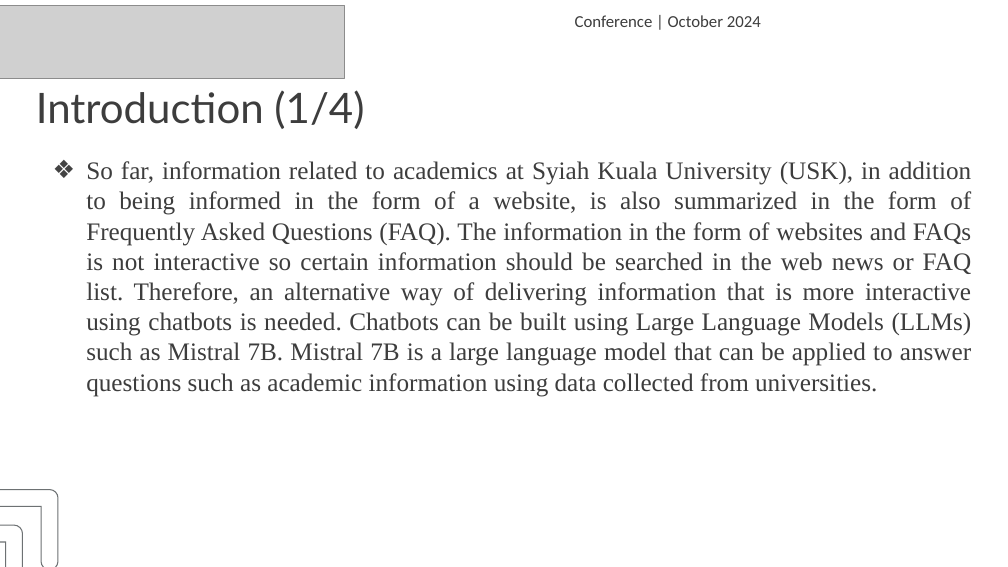
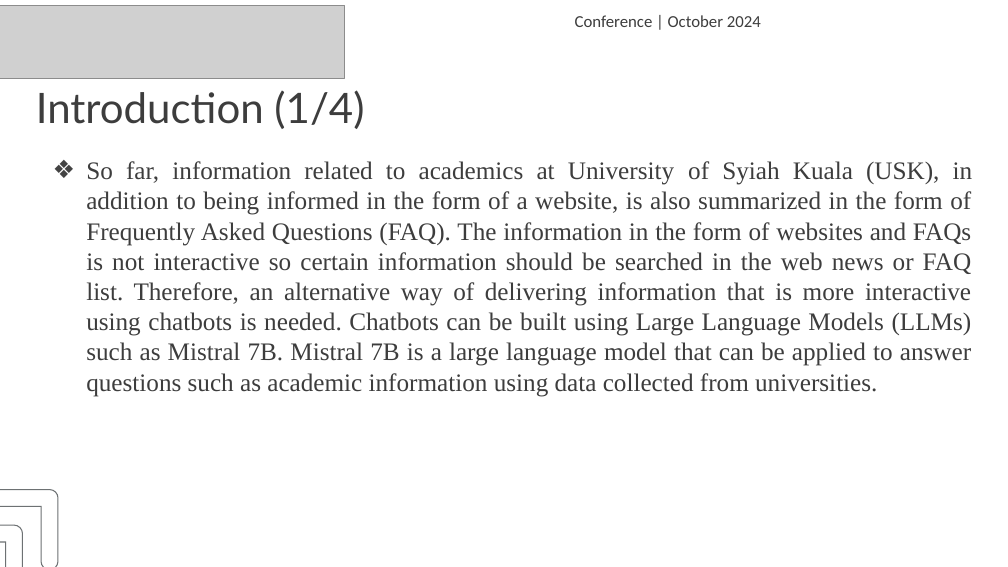
Before and after one commit to haryra/Tesis-s2-ai, a slide deck: slide 5 of Presentasi Conference Hary Rachmat 2108207010009 english.pptx. Drawn at 1008x567 pixels with LibreOffice and Linux fonts; fonts in the diff are those of the drawing; grey boxes stand for pictures. Boxes give left, top, right and bottom in pixels: in the first picture for what was removed or moved away, otherwise in the second. Text is boxed around its words. In the diff, an @@ line names an element or a change of style, - is before the commit and + after.

```diff
--- a/Presentasi Conference Hary Rachmat 2108207010009 english.pptx
+++ b/Presentasi Conference Hary Rachmat 2108207010009 english.pptx
@@ text at <box>86,161,973,397</box>: text changed @@
-❖ So far, information related to academics at Syiah Kuala University (USK), in addition to being informed in the form of a website, is also summarized in the form of Frequently Asked Questions (FAQ). The information in the form of websites and FAQs is not interactive so certain information should be searched in the web news or FAQ list. Therefore, an alternative way of delivering information that is more interactive using chatbots is needed. Chatbots can be built using Large Language Models (LLMs) such as Mistral 7B. Mistral 7B is a large language model that can be applied to answer questions such as academic information using data collected from universities.
+❖ So far, information related to academics at University of Syiah Kuala (USK), in addition to being informed in the form of a website, is also summarized in the form of Frequently Asked Questions (FAQ). The information in the form of websites and FAQs is not interactive so certain information should be searched in the web news or FAQ list. Therefore, an alternative way of delivering information that is more interactive using chatbots is needed. Chatbots can be built using Large Language Models (LLMs) such as Mistral 7B. Mistral 7B is a large language model that can be applied to answer questions such as academic information using data collected from universities.
```
Also in this commit, not shown: 1 other slide changed.
